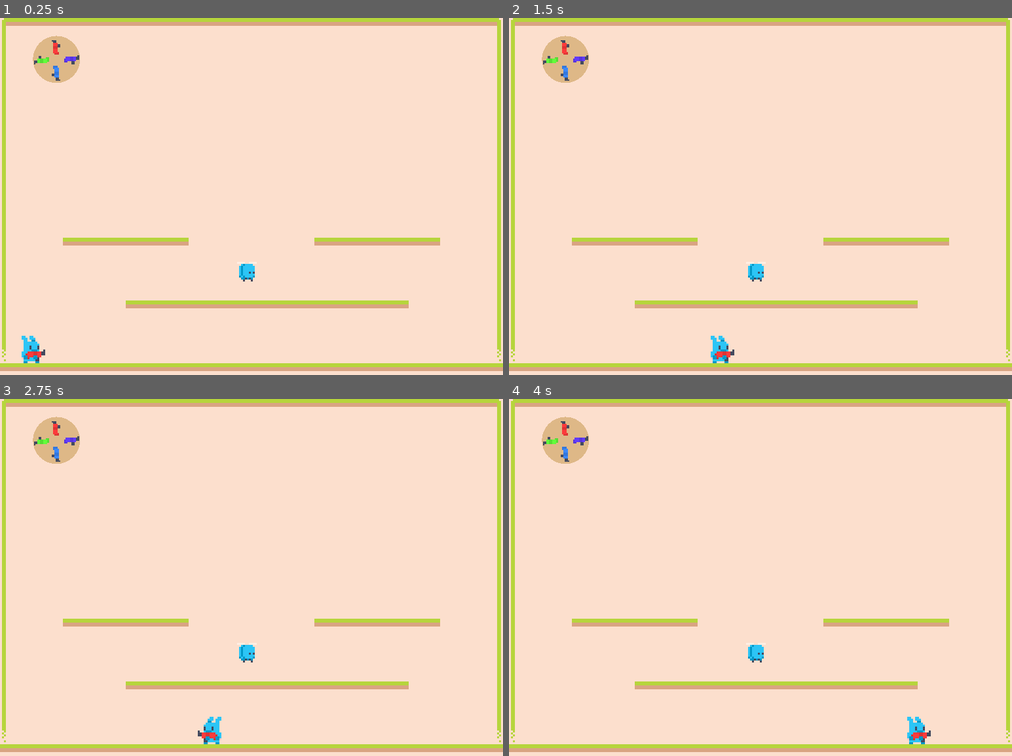
Above: before the commit, frames 1-4 (two rows, left to right).
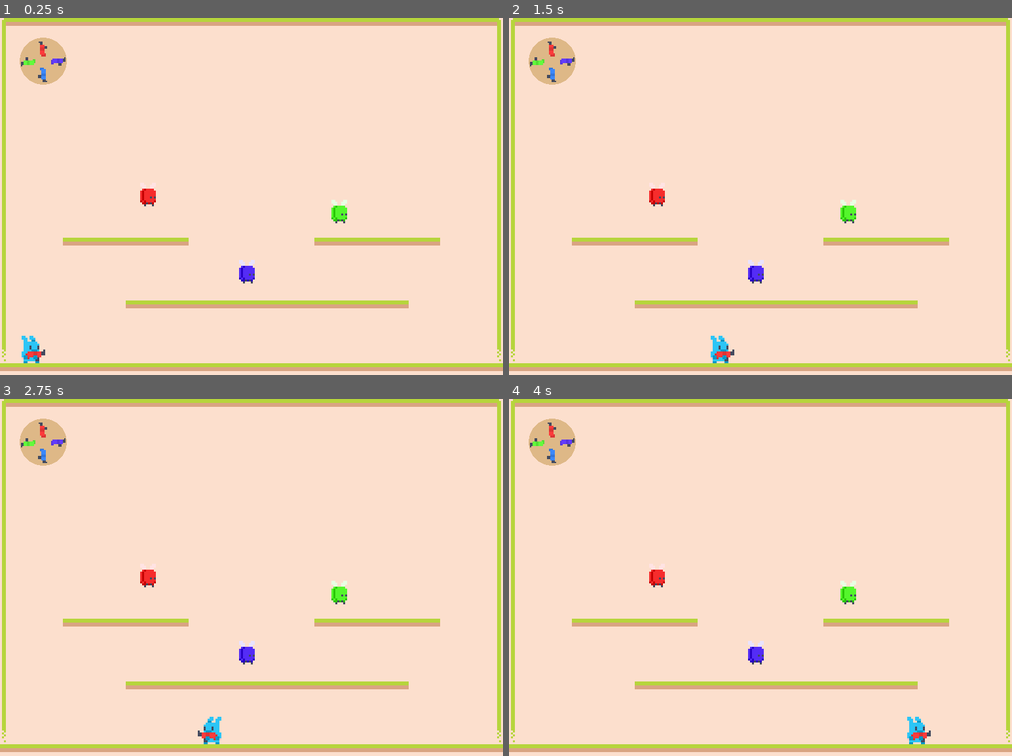
Above: after the commit, the same moments.

Repository: twe4ked/rotato
Game: Godot game, scene res://World.tscn
The game is run twice, just before and just after one commit, with the same random seed, the same clock (stepped at 60 frames per second) and the same inputs.
Inputs:
- Up to frame 1 (0.25 s): no input
- Up to frame 2 (1.5 s): tap Enter (ui_accept) at 0.5, 0.77 s; hold Right (ui_right) from 0.53 s (still down)
- Up to frame 3 (2.75 s): tap Enter (ui_accept) at 1.52 s; release Right (ui_right) at 2.03 s; hold Left (ui_left) from 2.03 s (still down)
- Up to frame 4 (4 s): release Left (ui_left) at 2.78 s; hold Right (ui_right) from 2.78 s (still down); tap Enter (ui_accept) at 3.02, 3.77 s

The runs differ from the first frame. In frame 1, 1.4% of the frame differs, in the area x 3-70%, y 4-75%; in frame 2, 1.4%; in frame 3, 1.4%; in frame 4, 1.4%.

Commit message:
Color enemies

Diff:
--- a/Enemy.gd
+++ b/Enemy.gd
@@ -1,5 +1,34 @@
 extends KinematicBody2D
 
-func _on_Hurtbox_area_entered(_area):
-	# TODO: Turn into grub
-	queue_free()
+enum WeaponColor {
+	Red
+	Green
+	Blue
+	Purple
+}
+
+export var weapon_color = WeaponColor.Blue
+
+onready var sprite = $AnimatedSprite
+
+func _ready():
+	var hue = 0.0
+	match weapon_color:
+		WeaponColor.Red:
+			hue = 0.0
+		WeaponColor.Green:
+			hue = 0.3
+		WeaponColor.Blue:
+			hue = 0.6
+		WeaponColor.Purple:
+			hue = 0.7
+
+	sprite.get_material().set_shader_param("hue", hue)
+	sprite.get_material().set_shader_param("target_b", 0.4)
+
+func _on_Hurtbox_area_entered(area):
+	if area.get_parent().weapon_color == weapon_color:
+		# TODO: Turn into grub
+		queue_free()
+	else:
+		print("wrong color")
--- a/Enemy.tscn
+++ b/Enemy.tscn
@@ -1,8 +1,16 @@
-[gd_scene load_steps=9 format=2]
+[gd_scene load_steps=11 format=2]
 
 [ext_resource path="res://Enemy.gd" type="Script" id=1]
 [ext_resource path="res://tilemap_packed.png" type="Texture" id=2]
 [ext_resource path="res://Hurtbox.tscn" type="PackedScene" id=3]
+[ext_resource path="res://Weapon.shader" type="Shader" id=4]
+
+[sub_resource type="ShaderMaterial" id=6]
+resource_local_to_scene = true
+shader = ExtResource( 4 )
+shader_param/hue = 0.0
+shader_param/target_r = 9.9
+shader_param/target_b = 9.9
 
 [sub_resource type="AtlasTexture" id=1]
 atlas = ExtResource( 2 )
@@ -36,14 +44,16 @@
 }
 
 [node name="AnimatedSprite" type="AnimatedSprite" parent="."]
+material = SubResource( 6 )
 frames = SubResource( 3 )
-playing = true
 
 [node name="CollisionShape2D" type="CollisionShape2D" parent="."]
+visible = false
 position = Vector2( 0, 1 )
 shape = SubResource( 4 )
 
 [node name="Hurtbox" parent="." instance=ExtResource( 3 )]
+visible = false
 collision_layer = 8
 collision_mask = 4
 
--- a/Weapon.shader
+++ b/Weapon.shader
@@ -1,6 +1,8 @@
 shader_type canvas_item;
 
 uniform float hue = 0.0;
+uniform float target_r = 0.4;
+uniform float target_b = 9.9; // 1.0 will never be greater than this
 
 // https://gamedev.stackexchange.com/a/59808
 
@@ -23,7 +25,7 @@
 void fragment() {
 	vec4 previous_color = texture(TEXTURE, UV);
 
-	if (previous_color.r > 0.4) {
+	if (previous_color.r > target_r || previous_color.b > target_b) {
 		vec3 hsv = rgb2hsv(previous_color.rgb);
 		hsv.x = hue;
 		previous_color.rgb = hsv2rgb(hsv);
--- a/World.tscn
+++ b/World.tscn
@@ -245,6 +245,8 @@
 [sub_resource type="ShaderMaterial" id=18]
 shader = ExtResource( 4 )
 shader_param/hue = 0.6
+shader_param/target_r = 0.4
+shader_param/target_b = 9.9
 
 [sub_resource type="AtlasTexture" id=1]
 atlas = ExtResource( 1 )
@@ -306,11 +308,22 @@
 [node name="Timer" type="Timer" parent="Player/MuzzleFlash"]
 one_shot = true
 
-[node name="Enemy" parent="." instance=ExtResource( 3 )]
+[node name="Node" type="Node" parent="."]
+
+[node name="Enemy" parent="Node" instance=ExtResource( 3 )]
 position = Vector2( 125.719, 129.4 )
+weapon_color = 3
+
+[node name="Enemy3" parent="Node" instance=ExtResource( 3 )]
+position = Vector2( 172.706, 98.5724 )
+weapon_color = 1
+
+[node name="Enemy2" parent="Node" instance=ExtResource( 3 )]
+position = Vector2( 75.3755, 90.1197 )
+weapon_color = 0
 
 [node name="WeaponSpinner" type="Node2D" parent="."]
-position = Vector2( 28.7369, 21.1329 )
+position = Vector2( 22, 22 )
 script = ExtResource( 6 )
 
 [node name="Red" parent="WeaponSpinner" instance=ExtResource( 8 )]
